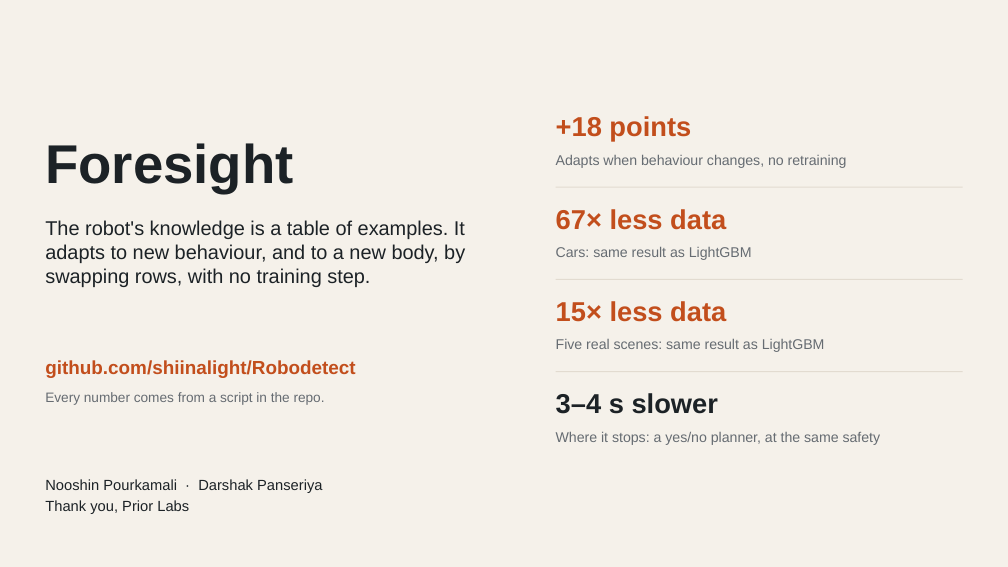
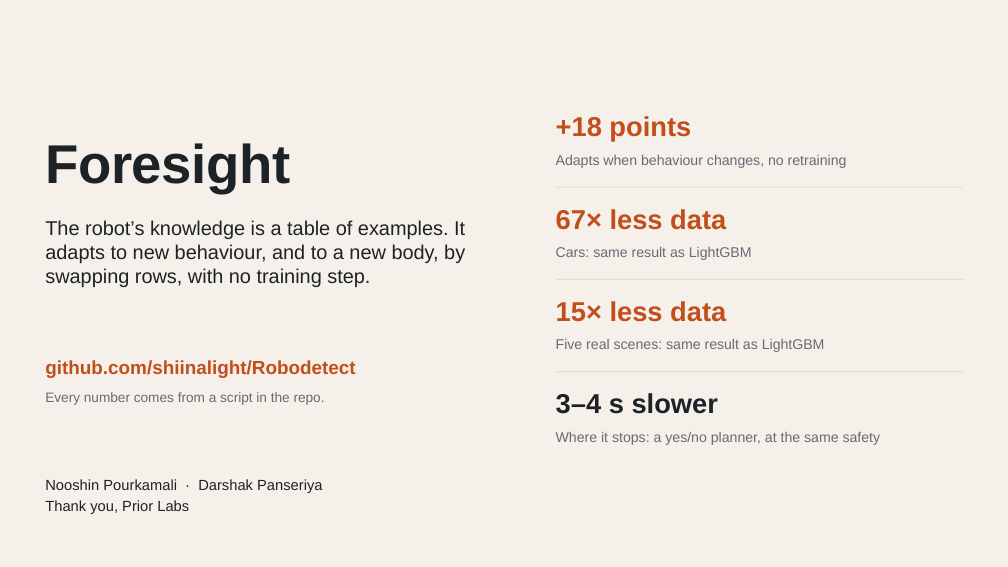
Before and after one commit to shiinalight/Foresight, a slide deck: slide 11 of deck/Foresight_finalist_static.pptx. Drawn at 1008x567 pixels with LibreOffice and Linux fonts; fonts in the diff are those of the drawing. Boxes give left, top, right and bottom in pixels: in the first picture for what was removed or moved away, otherwise in the second. Text is boxed around its words. In the diff, an @@ line names an element or a change of style, - is before the commit and + after.

```diff
--- a/deck/Foresight_finalist_static.pptx
+++ b/deck/Foresight_finalist_static.pptx
@@ text "Foresight" at bbox=[45, 143, 290, 193]: letter spacing 0 to -0.4 pt @@
@@ text at bbox=[45, 220, 465, 287]: text changed @@
-The robot's knowledge is a table of examples. It adapts to new behaviour, and to a new body, by swapping rows, with no training step.
+The robot’s knowledge is a table of examples. It adapts to new behaviour, and to a new body, by swapping rows, with no training step.
```
Also in this commit, not shown: 21 other slides changed, 1 slide added, 15 other files.
